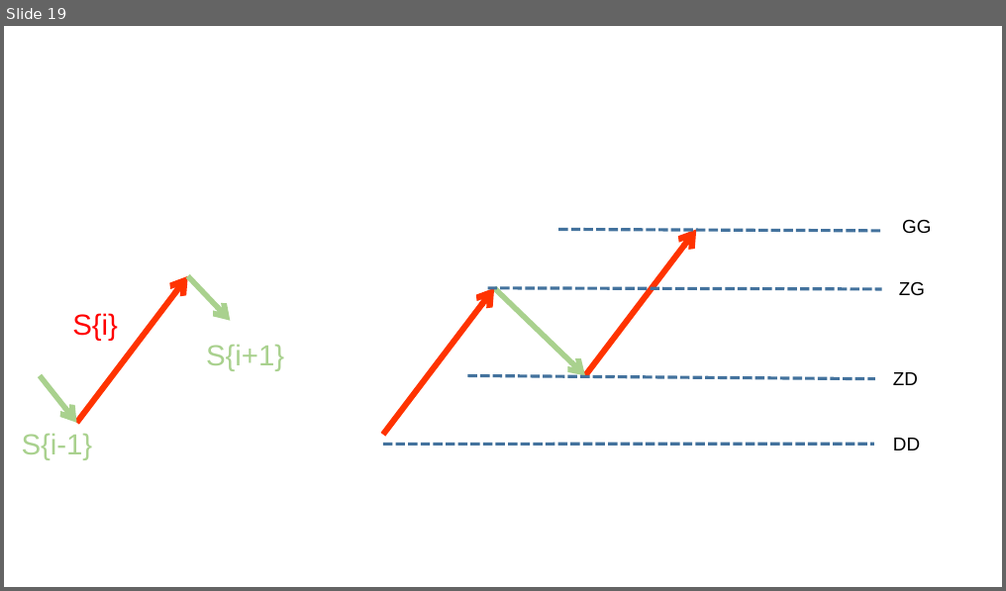
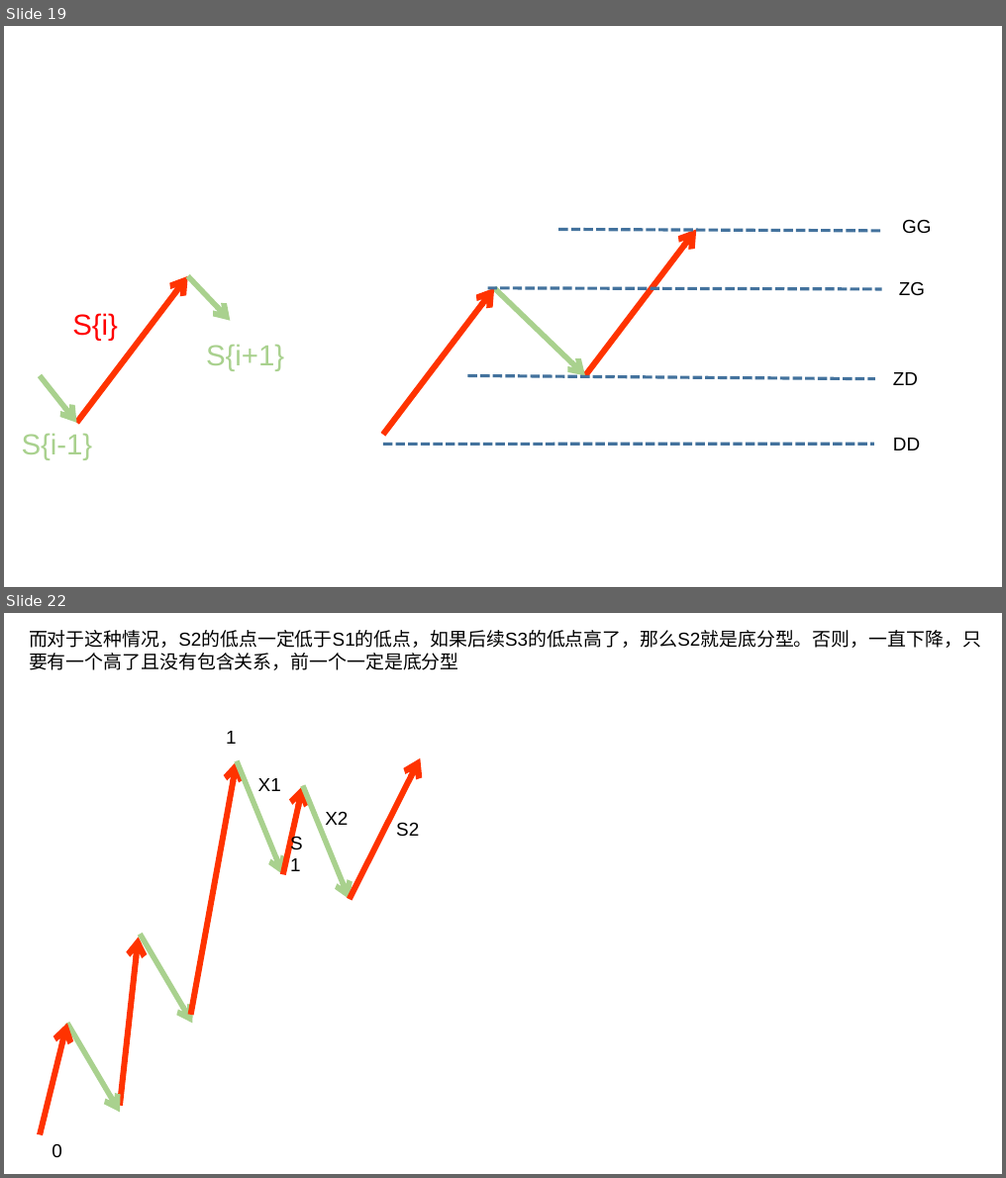
Before and after one commit to xitongsys/notes, a slide deck: finance/chanlun/charts.pptx. Shown one above the other, each under a label of ours: slide 19 before the commit, slides 19 and 22 after it; the slides between them are not shown. The pictures are 1006x591 and 1006x1178 pixels, drawn with LibreOffice and Linux fonts; fonts in the diff are those of the drawing. Boxes give left, top, right and bottom in pixels: in the first picture for what was removed or moved away, otherwise in the second. Text is boxed around its words. In the diff, an @@ line names an element or a change of style, - is before the commit and + after.

```diff
--- a/finance/chanlun/charts.pptx
+++ b/finance/chanlun/charts.pptx
@@ slide 22 added at (4,613,1002,1174), background #FFFFFF @@
@@ text added at (29,630,981,670), 18 pt, text #000000 @@
+而对于这种情况，S2的低点一定低于S1的低点，如果后续S3的低点高了，那么S2就是底分型。否则，一直下降，只要有一个高了且没有包含关系，前一个一定是底分型
@@ text added at (226,731,237,744), 18 pt, text #000000 @@
+1
@@ arrow added from (350, 900) to (420, 759), #FF3300 5.75 pt @@
@@ arrow added from (191, 1015) to (237, 761), #FF3300 5.75 pt @@
@@ arrow added from (237, 761) to (283, 875), #A9D18E 5.25 pt @@
@@ text added at (258,778,281,791), 18 pt, text #000000 @@
+X1
@@ arrow added from (283, 875) to (303, 786), #FF3300 5.75 pt @@
@@ arrow added from (303, 786) to (350, 900), #A9D18E 5.25 pt @@
@@ text added at (325,812,348,825), 18 pt, text #000000 @@
+X2
@@ text added at (283,828,318,858), 18 pt, text #000000 @@
+S1
@@ text added at (396,822,419,837), 18 pt, text #000000 @@
+S2
@@ arrow added from (120, 1106) to (138, 937), #FF3300 5.75 pt @@
@@ arrow added from (141, 934) to (193, 1023), #A9D18E 5.25 pt @@
@@ arrow added from (40, 1136) to (67, 1023), #FF3300 5.75 pt @@
@@ arrow added from (67, 1023) to (120, 1112), #A9D18E 5.25 pt @@
@@ text added at (52,1144,62,1158), 18 pt, text #000000 @@
+0
```
Also in this commit, not shown: 2 other slides added, 6 other files.
